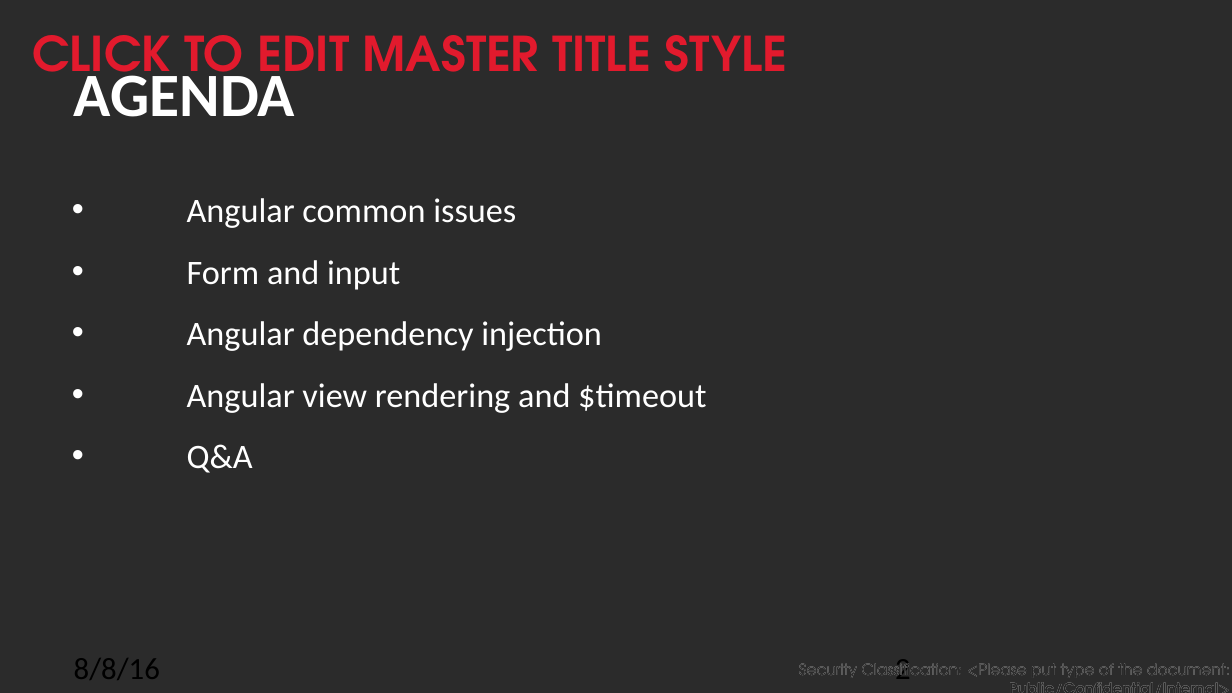
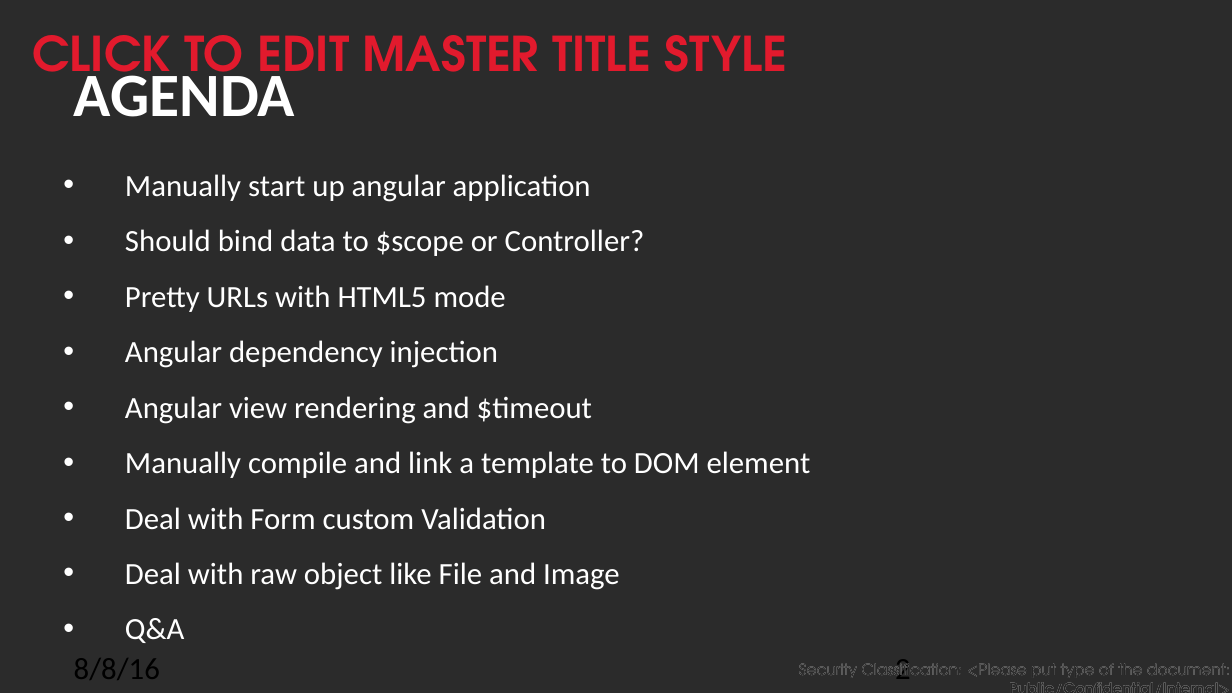
Before and after one commit to nnsan/angular_best_practice, a slide deck: slide 2 of Angular best practice.pptx. Drawn at 1232x693 pixels with LibreOffice and Linux fonts; fonts in the diff are those of the drawing; background and template pictures are left out; a plain dark background stands for a picture behind light text. Boxes give left, top, right and bottom in pixels: in the first picture for what was removed or moved away, otherwise in the second. Text is boxed around its words. In the diff, an @@ line names an element or a change of style, - is before the commit and + after.

```diff
--- a/Angular best practice.pptx
+++ b/Angular best practice.pptx
@@ text "Manually start up angular application": place and size @@
-text "Manually start up angular application" at <box>187,198,706,473</box>
+text "Manually start up angular application" at <box>125,174,811,643</box>
@@ text at <box>125,174,645,312</box>: text changed; size 20 to 18 pt @@
-  • Angular common issues
-  • Form and input
+  • Manually start up angular application
+  • Should bind data to $scope or Controller?
+  • Pretty URLs with HTML5 mode
@@ text at <box>125,340,592,643</box>: size 20 to 18 pt in "Angular dependency injection", "Angular view rendering and $timeout", "Q&A"; indent changed @@
@@ text at <box>125,451,811,590</box>: paragraphs added @@
+  • Manually compile and link a template to DOM element
+  • Deal with Form custom Validation
+  • Deal with raw object like File and Image
```
Also in this commit, not shown: 8 other slides changed, 26 slides added, 8 slides removed.
